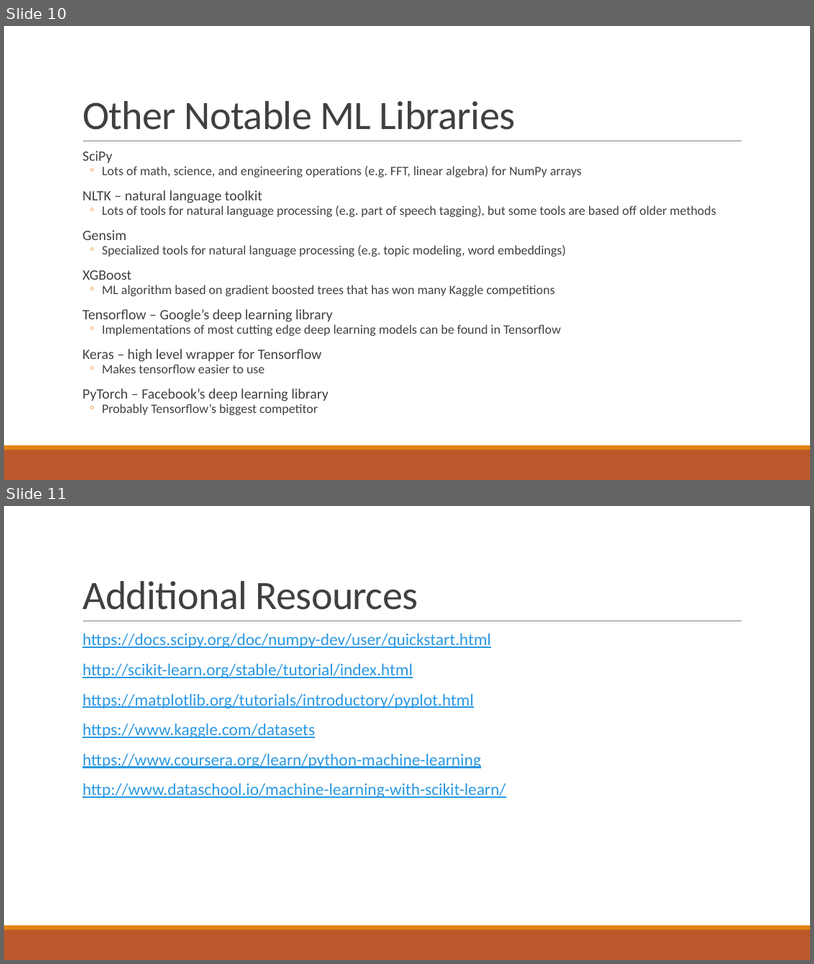
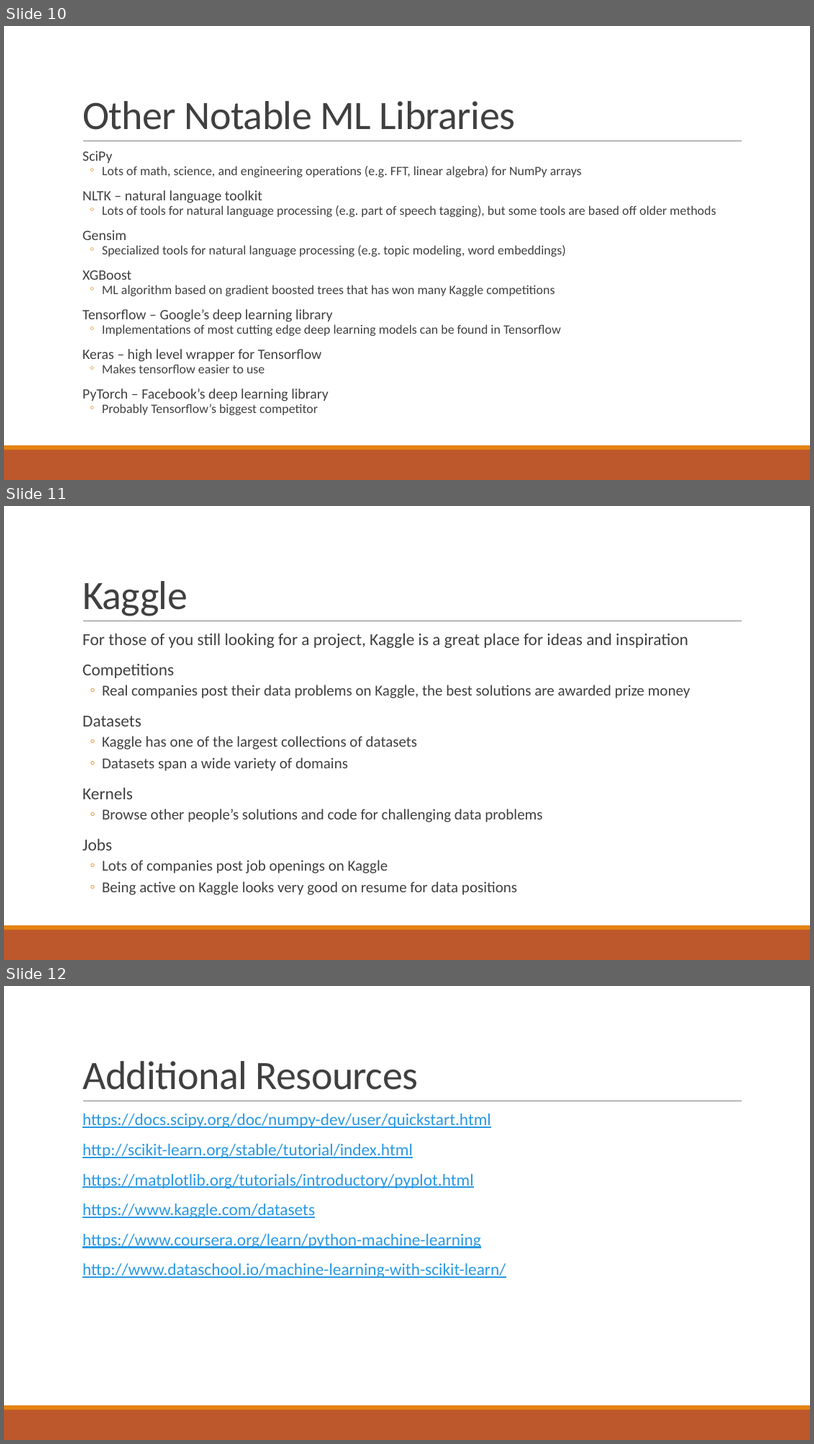
Before and after one commit to iamshang1/Projects, a slide deck: Misc/Python4ML/Python4ML.pptx. Shown one above the other, each under a label of ours: slides 10 and 11 before the commit, slides 10, 11 and 12 after it. The pictures are 814x964 and 814x1444 pixels, drawn with LibreOffice and Linux fonts; fonts in the diff are those of the drawing. Boxes give left, top, right and bottom in pixels: in the first picture for what was removed or moved away, otherwise in the second. Text is boxed around its words. In the diff, an @@ line names an element or a change of style, - is before the commit and + after.

Commit message:
Added slide on Kaggle

```diff
--- a/Misc/Python4ML/Python4ML.pptx
+++ b/Misc/Python4ML/Python4ML.pptx
@@ slide 11 added at <box>4,506,810,960</box>, background #FFFFFF; not listed: 3 template elements that a slide beside it also shows @@
@@ title added at <box>82,581,188,616</box>, 48 pt, text #404040 @@
+Kaggle
@@ text added at <box>82,633,691,895</box>, 18 pt, text #404040 @@
+  For those of you still looking for a project, Kaggle is a great place for ideas and inspiration
+  Competitions
+  ◦ Real companies post their data problems on Kaggle, the best solutions are awarded prize money
+  Datasets
+  ◦ Kaggle has one of the largest collections of datasets
+  ◦ Datasets span a wide variety of domains
+  Kernels
+  ◦ Browse other people’s solutions and code for challenging data problems
+  Jobs
+  ◦ Lots of companies post job openings on Kaggle
+  ◦ Being active on Kaggle looks very good on resume for data positions
@@ what was slide 11 is now slide 12 @@
```
